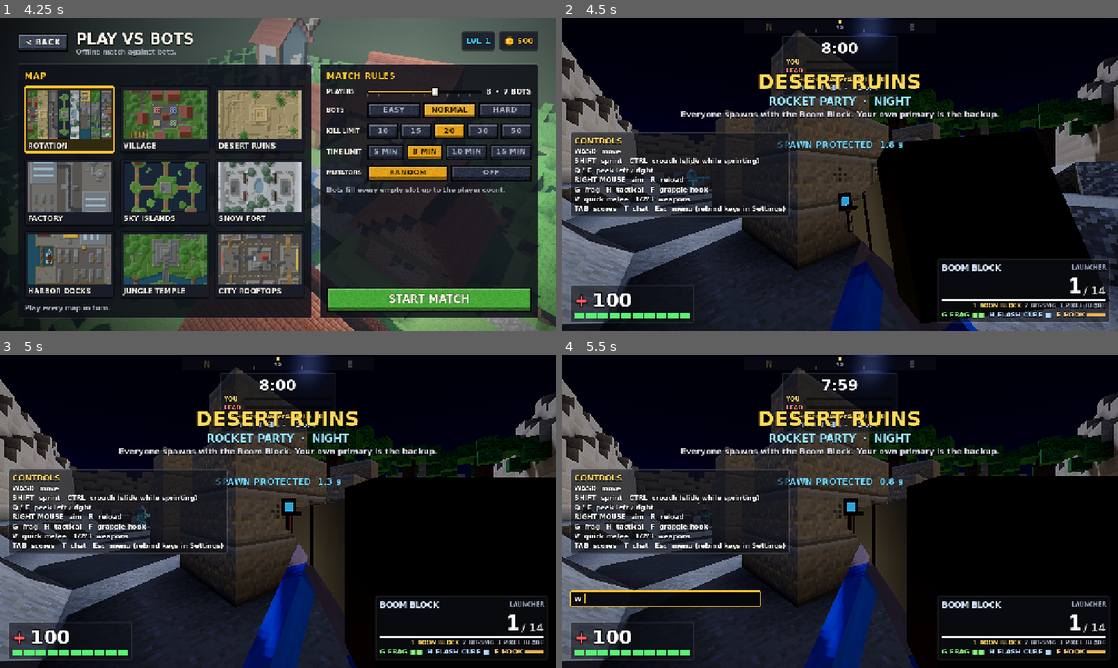
Above: before the commit, frames 1-4 (two rows, left to right).
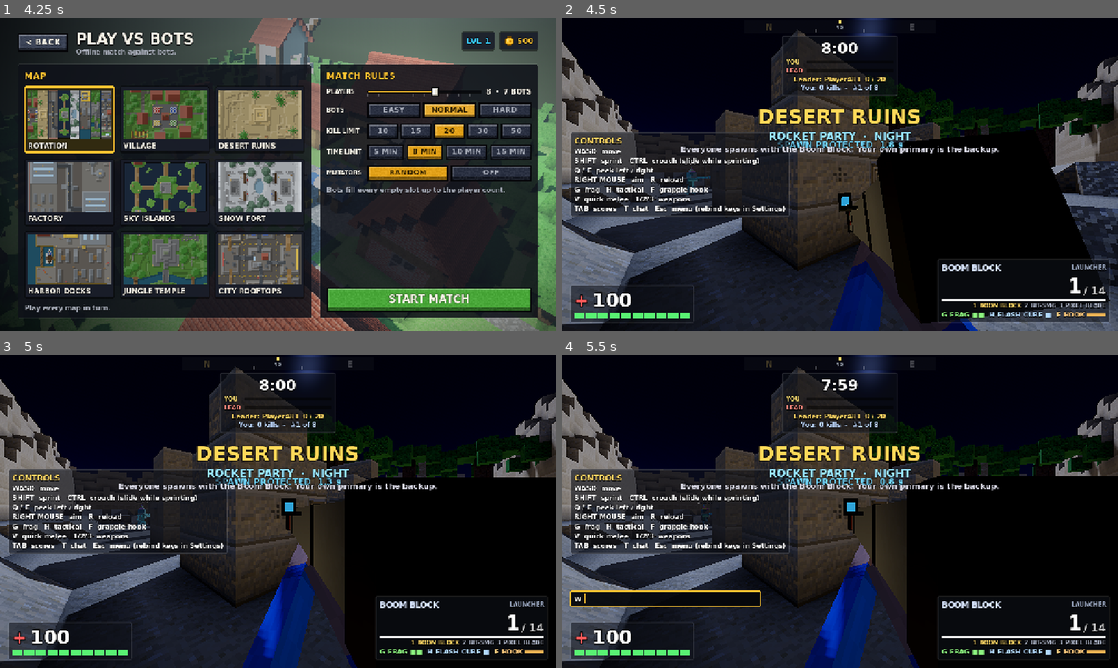
Above: after the commit, the same moments.

Repository: SubToFeralsloth11/timbum
Game: Godot game, scene res://scenes/main_menu.tscn
The game is run twice, just before and just after one commit, with the same random seed, the same clock (stepped at 60 frames per second) and the same inputs.
Inputs (mouse positions are in pixels of both pictures, inside the frame that each line leads up to):
- Up to frame 1 (4.25 s): click "PLAY VS BOTS" at 0.5 s; click "EASY" at 1.25 s; click "EASY" at 2 s; click "NORMAL" at 2.75 s; click "NORMAL" at 3.5 s
- Up to frame 2 (4.5 s): click "START MATCH" at 4.25 s
- Up to frame 3 (5 s): no input
- Up to frame 4 (5.5 s): tap Enter at 5 s; move the mouse to (867, 511) at 5.02 s; hold W (move_forward) from 5.03 s (still down); hold Right mouse button (aim) from 5.03 s (still down); click (867, 511) at 5.17 s; tap Space (jump) at 5.27 s

Frame 1 is identical in both runs. In frame 2, 3.7% of the frame differs, in the area x 21-79%, y 17-44%; in frame 3, 3.7%; in frame 4, 3.7%.

Commit message:
Keep grapples off the invisible map bounds, soften the slash trail, move the intro below the top panel

Diff:
--- a/scripts/game/player.gd
+++ b/scripts/game/player.gd
@@ -598,7 +598,10 @@
 	var aim := aim_transform()
 	var q := PhysicsRayQueryParameters3D.create(aim.origin, aim.origin - aim.basis.z * GRAPPLE_RANGE, MASK_WORLD, _exclude)
 	var r := get_world_3d().direct_space_state.intersect_ray(q)
-	if r.is_empty() or (r.position as Vector3).distance_to(aim.origin) < GRAPPLE_RELEASE_DIST + 0.3:
+	# The invisible boundary walls (MapBuilder "Bounds") are not something to hook onto.
+	var bad := r.is_empty() or (r.position as Vector3).distance_to(aim.origin) < GRAPPLE_RELEASE_DIST + 0.3 \
+		or (r.collider as Node).name == &"Bounds"
+	if bad:
 		grapple_cooldown = GRAPPLE_MISS_COOLDOWN
 		if mode == Mode.LOCAL:
 			Sfx.play(&"dry_fire", null, -4.0, 0.7)
--- a/scripts/game/viewmodel.gd
+++ b/scripts/game/viewmodel.gd
@@ -93,8 +93,8 @@
 ## Knife slash keyframes (pivot offset, pivot rotation) for a forehand from the upper right to
 ## the lower left; backhands mirror them.
 const SLASH_START := [Vector3(0.07, 0.07, 0.05), Vector3(0.35, -0.55, -0.55)]
-const SLASH_END := [Vector3(-0.24, -0.11, -0.1), Vector3(-0.55, 0.95, 0.95)]
-const TRAIL_POINTS := 10
+const SLASH_END := [Vector3(-0.2, -0.1, -0.1), Vector3(-0.5, 0.8, 0.75)]
+const TRAIL_POINTS := 7
 
 const TRAIL_SHADER := """
 shader_type spatial;
@@ -104,7 +104,7 @@
 	POSITION.z = mix(POSITION.w, POSITION.z, 0.03);
 }
 void fragment() {
-	ALBEDO = vec3(0.85, 0.92, 1.0) * COLOR.a * 0.9;
+	ALBEDO = vec3(0.7, 0.85, 1.0) * COLOR.a * 0.45;
 }
 """
 
@@ -502,7 +502,7 @@
 	if cutting:
 		var inv := global_transform.affine_inverse()
 		var tip := inv * _muzzle.global_position
-		var base := inv * _gun.global_transform * Vector3(0, 0.006, -0.08)
+		var base := inv * _gun.global_transform * Vector3(0, 0.008, -0.17)
 		_trail_tips.append(tip)
 		_trail_bases.append(base)
 		if _trail_tips.size() > TRAIL_POINTS:
--- a/ui/hud.gd
+++ b/ui/hud.gd
@@ -395,7 +395,7 @@
 	_announce_label.set_anchors_and_offsets_preset(Control.PRESET_CENTER_TOP)
 	_announce_label.grow_horizontal = Control.GROW_DIRECTION_BOTH
 	_announce_label.horizontal_alignment = HORIZONTAL_ALIGNMENT_CENTER
-	_announce_label.position.y = 150
+	_announce_label.position.y = 200
 	_announce_label.pivot_offset = Vector2(0, 30)
 	_root.add_child(_announce_label)
 	_pickup_label = _label("", 20, Color(0.6, 1.0, 0.6))
@@ -864,7 +864,7 @@
 	var box := VBoxContainer.new()
 	box.set_anchors_and_offsets_preset(Control.PRESET_CENTER_TOP)
 	box.grow_horizontal = Control.GROW_DIRECTION_BOTH
-	box.position.y = 120
+	box.position.y = 200
 	box.mouse_filter = Control.MOUSE_FILTER_IGNORE
 	_root.add_child(box)
 	var map_label := _label(Data.MAPS[Net.current_map].name.to_upper(), 46, Color(1, 0.85, 0.35))
